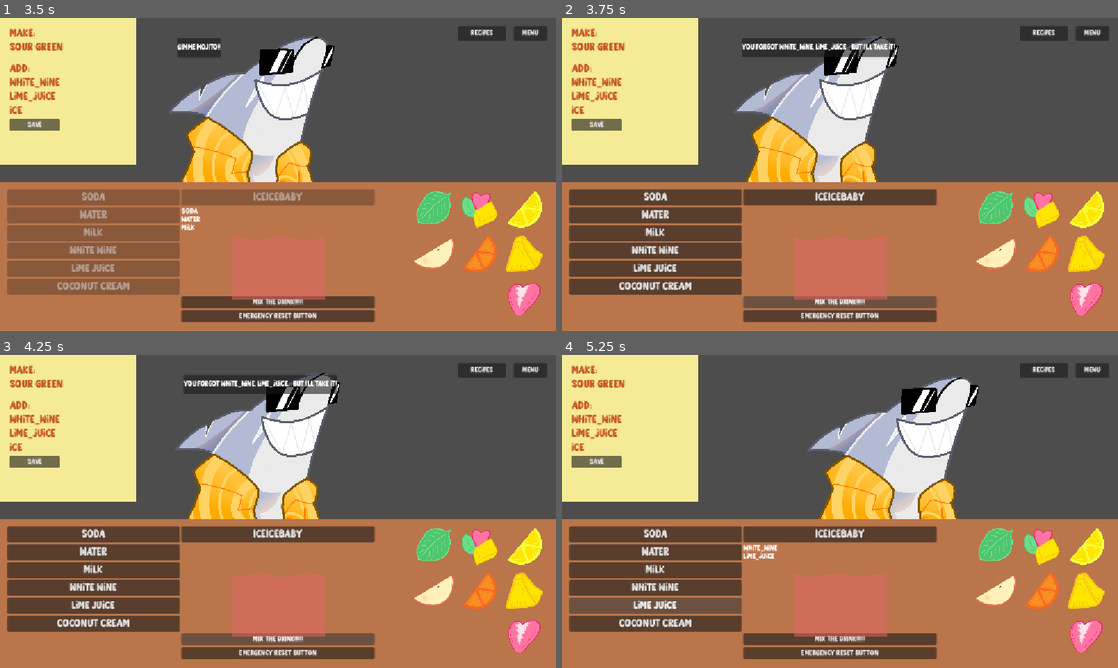
Above: before the commit, frames 1-4 (two rows, left to right).
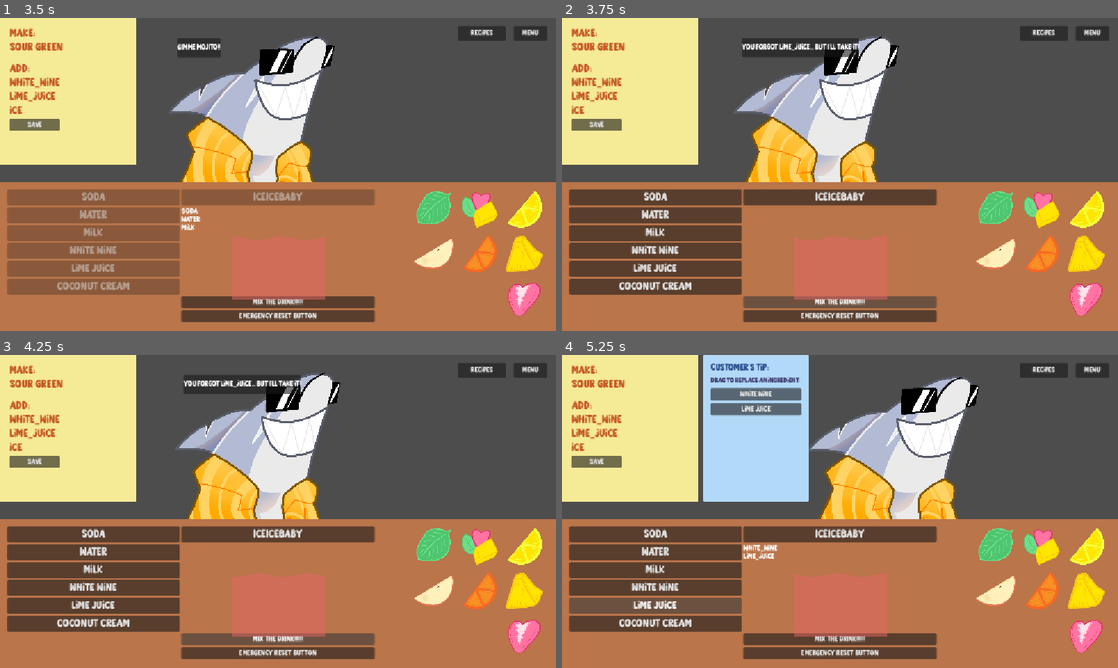
Above: after the commit, the same moments.

Repository: scumpiest/scammy-drink
Game: Godot game, scene res://scenes/crafting/counter_ui.tscn
Same seed, same stepped clock (60 frames per second), same inputs: the game is played once before the commit and once after it. The engine's default icon, where the game draws it, is replaced by a stand-in: a white triangle on a blue panel in a dark square.
Inputs:
- Up to frame 1 (3.5 s): click "EMERGENCY RESET BUTTON" at 0.5 s; click "Soda" at 1.25 s; click "Water" at 2 s; click "Milk" at 2.75 s
- Up to frame 2 (3.75 s): click "MIX THE DRINK!!!!!!" at 3.5 s
- Up to frame 3 (4.25 s): no input
- Up to frame 4 (5.25 s): click "White Wine" at 4.25 s; click "Lime Juice" at 5 s

Frame 1 is identical in both runs. In frame 2, 0.5% of the frame differs, in the area x 39-61%, y 6-13%; in frame 3, 0.6%; in frame 4, 8.9%, in the area x 25-45%, y 0-47%.

Commit message:
feat: improve note taking system

Diff:
--- a/scenes/crafting/counter_ui.gd
+++ b/scenes/crafting/counter_ui.gd
@@ -6,6 +6,7 @@
 @onready var crafting_counter: PanelContainer = $CraftingCounter
 @onready var notes: PanelContainer = $Notes
 @onready var recipe_book: Control = $RecipeBook
+@onready var tip_panel: PanelContainer = $TipPanel
 
 
 var current_target: Marker2D = null
@@ -54,6 +55,7 @@
 
 
 func _on_request_completed() -> void:
+	tip_panel.show_tips(GameManager.missing_ingredients)
 	slide_to_marker(exit_marker)
 	await get_tree().create_timer(2.5).timeout
 	customer.tree_exited.connect(_on_customer_exited, CONNECT_ONE_SHOT)
@@ -63,6 +65,7 @@
 func _on_customer_exited() -> void:
 	current_target = null
 	if _notes_saved_for_order:
+		tip_panel.hide_tips()
 		_spawn_next_customer()
 	else:
 		_awaiting_notes_save = true
@@ -70,6 +73,7 @@
 
 func _on_notes_saved(_notes_content: Dictionary) -> void:
 	_notes_saved_for_order = true
+	tip_panel.hide_tips()
 	if _awaiting_notes_save:
 		_awaiting_notes_save = false
 		_spawn_next_customer()
--- a/scenes/crafting/counter_ui.tscn
+++ b/scenes/crafting/counter_ui.tscn
@@ -6,6 +6,7 @@
 [ext_resource type="PackedScene" uid="uid://0dr0j1p35u0x" path="res://scenes/crafting/notes.tscn" id="3_8ubsl"]
 [ext_resource type="AudioStream" uid="uid://x5pn66qvwi4a" path="res://assets/Bossa Nova Beach.mp3" id="4_ccn5l"]
 [ext_resource type="PackedScene" uid="uid://6i5g71ol7d6e" path="res://scenes/ui/recipe_book.tscn" id="6_p5jpt"]
+[ext_resource type="PackedScene" uid="uid://btippanelscn1" path="res://scenes/crafting/tip_panel.tscn" id="7_tpnl"]
 
 [node name="CounterUi" type="Control" unique_id=1949816307]
 layout_mode = 3
@@ -31,6 +32,13 @@
 offset_right = 282.0
 metadata/_edit_group_ = true
 
+[node name="TipPanel" parent="." unique_id=2100000001 instance=ExtResource("7_tpnl")]
+layout_mode = 0
+offset_left = 292.0
+offset_top = 0.0
+offset_right = 512.0
+offset_bottom = 304.0
+
 [node name="CraftingCounter" parent="." unique_id=1665070910 instance=ExtResource("2_05df7")]
 layout_mode = 1
 offset_top = -308.0
@@ -51,7 +59,7 @@
 autoplay = true
 parameters/looping = true
 
-[node name="GlassIngredients" type="Node" parent="." unique_id=517205420]
+[node name="GlassIngredients" type="Node" parent="." unique_id=517205420 groups=["glass_ingredients"]]
 
 [node name="RecipeBook" parent="." unique_id=1904256542 instance=ExtResource("6_p5jpt")]
 visible = false
--- a/scenes/crafting/crafting_counter.gd
+++ b/scenes/crafting/crafting_counter.gd
@@ -32,7 +32,9 @@
 
 func reset() -> void:
 	crafting_ingredients.clear()
-	Util.clear_target_children(self, 6)
+	var glass_ingredients: Node = get_parent().get_node("GlassIngredients")
+	for child in glass_ingredients.get_children():
+		child.queue_free()
 
 	item_list.text = ""
 	get_tree().call_group("fluid_button", "set", "disabled", false)
--- /dev/null
+++ b/scenes/crafting/ingredient_chip.gd
@@ -0,0 +1,19 @@
+class_name IngredientChip
+extends Button
+
+var ingredient_name: String = ""
+
+
+func setup(name: String) -> void:
+	ingredient_name = name
+	text = ingredient_name.replace("_", " ")
+	mouse_default_cursor_shape = Control.CURSOR_DRAG
+
+
+func _get_drag_data(_at_position: Vector2) -> Variant:
+	var preview := Label.new()
+	preview.text = text
+	preview.add_theme_font_size_override("font_size", 20)
+	preview.add_theme_color_override("font_color", Color(0.77, 0.34, 0.15, 1.0))
+	set_drag_preview(preview)
+	return {"type": "ingredient", "name": ingredient_name}
--- a/scenes/crafting/note_line.gd
+++ b/scenes/crafting/note_line.gd
@@ -1,3 +1,4 @@
+class_name NoteLine
 extends MarginContainer
 
 @onready var label: Label = $VBoxContainer/MarginContainer/Label
--- a/scenes/crafting/notes.gd
+++ b/scenes/crafting/notes.gd
@@ -2,10 +2,10 @@
 
 signal notes_saved(notes_content: Dictionary)
 
-@onready var drink_name: MarginContainer = $MarginContainer/VBoxContainer/DrinkName
-@onready var ingredient1: MarginContainer = $MarginContainer/VBoxContainer/VBoxContainer/Ingredient1
-@onready var ingredient2: MarginContainer = $MarginContainer/VBoxContainer/VBoxContainer/Ingredient2
-@onready var ingredient3: MarginContainer = $MarginContainer/VBoxContainer/VBoxContainer/Ingredient3
+@onready var drink_name: NoteLine = $MarginContainer/VBoxContainer/DrinkName
+@onready var ingredient1: NoteLine = $MarginContainer/VBoxContainer/VBoxContainer/Ingredient1
+@onready var ingredient2: NoteLine = $MarginContainer/VBoxContainer/VBoxContainer/Ingredient2
+@onready var ingredient3: NoteLine = $MarginContainer/VBoxContainer/VBoxContainer/Ingredient3
 
 var random_chance: float = 0.0
 var notes_content: Dictionary = {}
@@ -30,7 +30,7 @@
 	drink_name.update_from_order(saved.get("drink_name", order_data["fake_name"]))
 
 	var saved_ingredients: Array = saved.get("ingredients", [])
-	var ingredient_lines: Array[MarginContainer] = [ingredient1, ingredient2, ingredient3]
+	var ingredient_lines: Array[NoteLine] = [ingredient1, ingredient2, ingredient3]
 	for i in ingredient_lines.size():
 		if i < saved_ingredients.size():
 			ingredient_lines[i].update_from_order(saved_ingredients[i])
@@ -59,7 +59,7 @@
 
 func update_ingredients(real_ingredients: Array, chance: float) -> void:
 	var inventory_keys: Array = GameManager.inventory.keys()
-	var ingredient_lines: Array[MarginContainer] = [ingredient1, ingredient2, ingredient3]
+	var ingredient_lines: Array[NoteLine] = [ingredient1, ingredient2, ingredient3]
 
 	# fake ingredients safe guard
 	var has_fakes_available: bool = false
@@ -93,7 +93,7 @@
 
 
 func try_scratch_at_position(global_pos: Vector2, replacement: String) -> bool:
-	var lines: Array[MarginContainer] = [drink_name, ingredient1, ingredient2, ingredient3]
+	var lines: Array[NoteLine] = [drink_name, ingredient1, ingredient2, ingredient3]
 	for line in lines:
 		if line.get_global_rect().has_point(global_pos):
 			line.scratch(replacement)
@@ -101,6 +101,27 @@
 	return false
 
 
+func _can_drop_data(at_position: Vector2, data: Variant) -> bool:
+	if not (data is Dictionary and data.get("type", "") == "ingredient"):
+		return false
+	var global_pos := get_global_transform() * at_position
+	var ingredient_lines: Array[NoteLine] = [ingredient1, ingredient2, ingredient3]
+	for line in ingredient_lines:
+		if line.get_global_rect().has_point(global_pos) and not line.is_scratched:
+			return true
+	return false
+
+
+func _drop_data(at_position: Vector2, data: Variant) -> void:
+	var ingredient: String = data.get("name", "")
+	var global_pos := get_global_transform() * at_position
+	var ingredient_lines: Array[NoteLine] = [ingredient1, ingredient2, ingredient3]
+	for line in ingredient_lines:
+		if line.get_global_rect().has_point(global_pos) and not line.is_scratched:
+			line.scratch(ingredient)
+			return
+
+
 func _on_save_pressed():
 	update_notes_content()
 	GameManager.save_session_notes(notes_content)
--- /dev/null
+++ b/scenes/crafting/tip_panel.gd
@@ -0,0 +1,29 @@
+class_name TipPanel
+extends PanelContainer
+
+const _IngredientChip := preload("res://scenes/crafting/ingredient_chip.gd")
+
+@onready var _hint_label: Label = $MarginContainer/VBoxContainer/HintLabel
+@onready var _chips_container: VBoxContainer = $MarginContainer/VBoxContainer/ChipsContainer
+
+
+func show_tips(missing: Array) -> void:
+	for child in _chips_container.get_children():
+		child.queue_free()
+
+	if missing.is_empty():
+		_hint_label.text = "Perfect drink — nothing missed!"
+	else:
+		_hint_label.text = "Drag to replace an ingredient:"
+		for ingredient in missing:
+			var chip: Button = _IngredientChip.new()
+			chip.setup(ingredient)
+			_chips_container.add_child(chip)
+
+	visible = true
+
+
+func hide_tips() -> void:
+	for child in _chips_container.get_children():
+		child.queue_free()
+	visible = false
--- /dev/null
+++ b/scenes/crafting/tip_panel.tscn
@@ -0,0 +1,45 @@
+[gd_scene format=3 uid="uid://btippanelscn1"]
+
+[ext_resource type="Script" uid="uid://btippanel0gd1" path="res://scenes/crafting/tip_panel.gd" id="1_tgd"]
+
+[sub_resource type="StyleBoxFlat" id="StyleBoxFlat_tp1"]
+bg_color = Color(0.7, 0.85, 0.97, 1)
+corner_radius_top_left = 4
+corner_radius_top_right = 4
+corner_radius_bottom_right = 4
+corner_radius_bottom_left = 4
+
+[node name="TipPanel" type="PanelContainer" groups=["tip_panel"]]
+visible = false
+offset_right = 220.0
+offset_bottom = 304.0
+theme_override_styles/panel = SubResource("StyleBoxFlat_tp1")
+script = ExtResource("1_tgd")
+
+[node name="MarginContainer" type="MarginContainer" parent="."]
+layout_mode = 2
+theme_override_constants/margin_left = 16
+theme_override_constants/margin_top = 16
+theme_override_constants/margin_right = 16
+theme_override_constants/margin_bottom = 16
+
+[node name="VBoxContainer" type="VBoxContainer" parent="MarginContainer"]
+layout_mode = 2
+theme_override_constants/separation = 8
+
+[node name="TitleLabel" type="Label" parent="MarginContainer/VBoxContainer"]
+layout_mode = 2
+theme_override_colors/font_color = Color(0.15, 0.3, 0.55, 1)
+theme_override_font_sizes/font_size = 20
+text = "Customer's Tip:"
+
+[node name="HintLabel" type="Label" parent="MarginContainer/VBoxContainer"]
+layout_mode = 2
+theme_override_colors/font_color = Color(0.25, 0.25, 0.45, 1)
+theme_override_font_sizes/font_size = 15
+text = ""
+autowrap_mode = 3
+
+[node name="ChipsContainer" type="VBoxContainer" parent="MarginContainer/VBoxContainer"]
+layout_mode = 2
+theme_override_constants/separation = 6
--- a/scenes/customers/customer.gd
+++ b/scenes/customers/customer.gd
@@ -71,7 +71,7 @@
 	if _missing_ingredients.is_empty():
 		chat_bubble.text = "Thanks for the " + request + "!"
 	else:
-		var ingredients_str: String = ", ".join(_missing_ingredients)
+		var ingredients_str: String = _missing_ingredients[randi_range(0, _missing_ingredients.size() - 1)]
 		chat_bubble.text = "You forgot " + ingredients_str + "... but I'll take it!"
 	await get_tree().create_timer(1.5).timeout
 	request_completed.emit()
--- a/scenes/ingredients/base_fruit_button.gd
+++ b/scenes/ingredients/base_fruit_button.gd
@@ -34,7 +34,10 @@
 	new_item.item_scale = Vector2(0.15, 0.15)
 	new_item.global_position = get_global_mouse_position()
 
-	# TODO: Replace hardcoded index with a reference to the GlassIngredients node
-	get_tree().current_scene.get_child(6).add_child(new_item)
+	var glass_ingredients: Node = get_tree().get_first_node_in_group("glass_ingredients")
+	if glass_ingredients == null:
+		print("IngredientButton2D: glass_ingredients group not found!")
+		return
+	glass_ingredients.add_child(new_item)
 	new_item.drag_and_drop.begin_drag()
 	get_viewport().set_input_as_handled()
Not shown, added: scenes/crafting/ingredient_chip.gd.uid
Not shown, added: scenes/crafting/tip_panel.gd.uid
